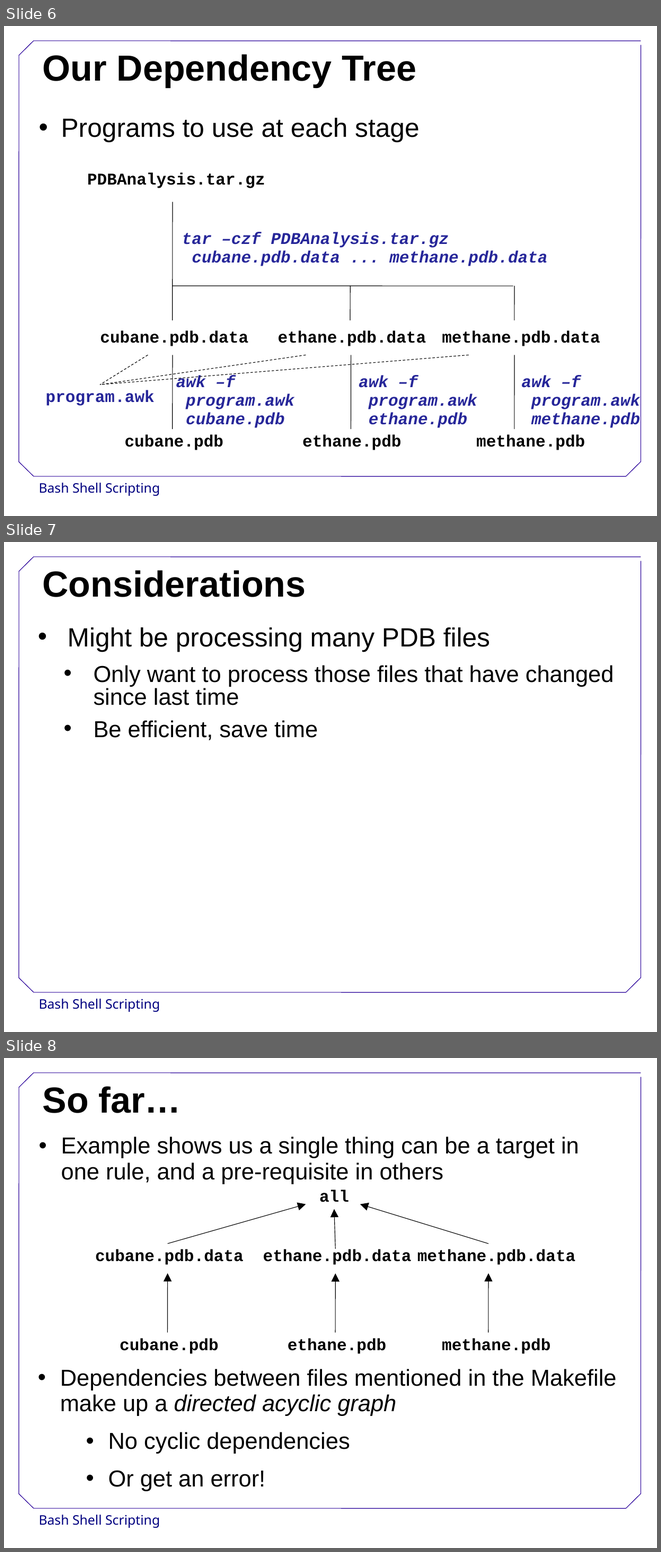
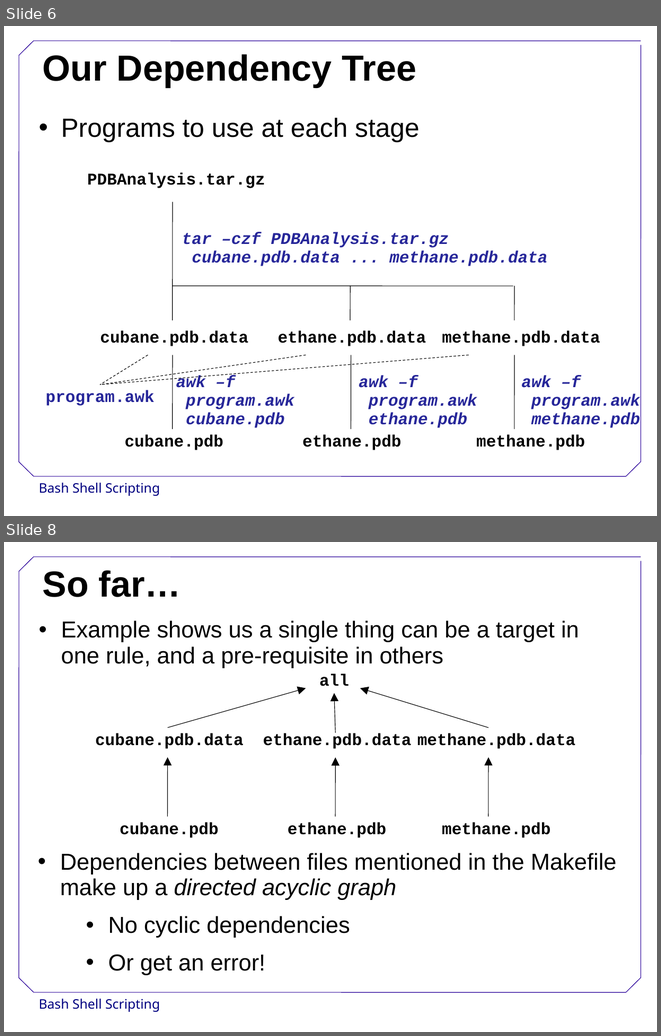
Before and after one commit to swcarpentry/DEPRECATED-boot-camps, a slide deck: AutomationMake.ppt. Shown one above the other, each under a label of ours: slides 6, 7 and 8 before the commit, slides 6 and 8 after it; the slides between them are not shown. The pictures are 661x1552 and 661x1036 pixels, drawn with LibreOffice and Linux fonts; fonts in the diff are those of the drawing; background and template pictures are left out. Boxes give left, top, right and bottom in pixels: in the first picture for what was removed or moved away, otherwise in the second. Text is boxed around its words. In the diff, an @@ line names an element or a change of style, - is before the commit and + after.

```diff
--- a/AutomationMake.ppt
+++ b/AutomationMake.ppt
@@ slide 7 removed at <box>4,542,657,1032</box>, background #FFFFFF; not listed: 9 template elements that a slide beside it also shows @@
@@ title removed at <box>43,570,306,597</box> @@
-Considerations
@@ text removed at <box>68,627,614,740</box> @@
-• Might be processing many PDB files
-  • Only want to process those files that have changed since last time
-  • Be efficient, save time
```
Also in this commit, not shown: 1 slide added, 1 other file.
